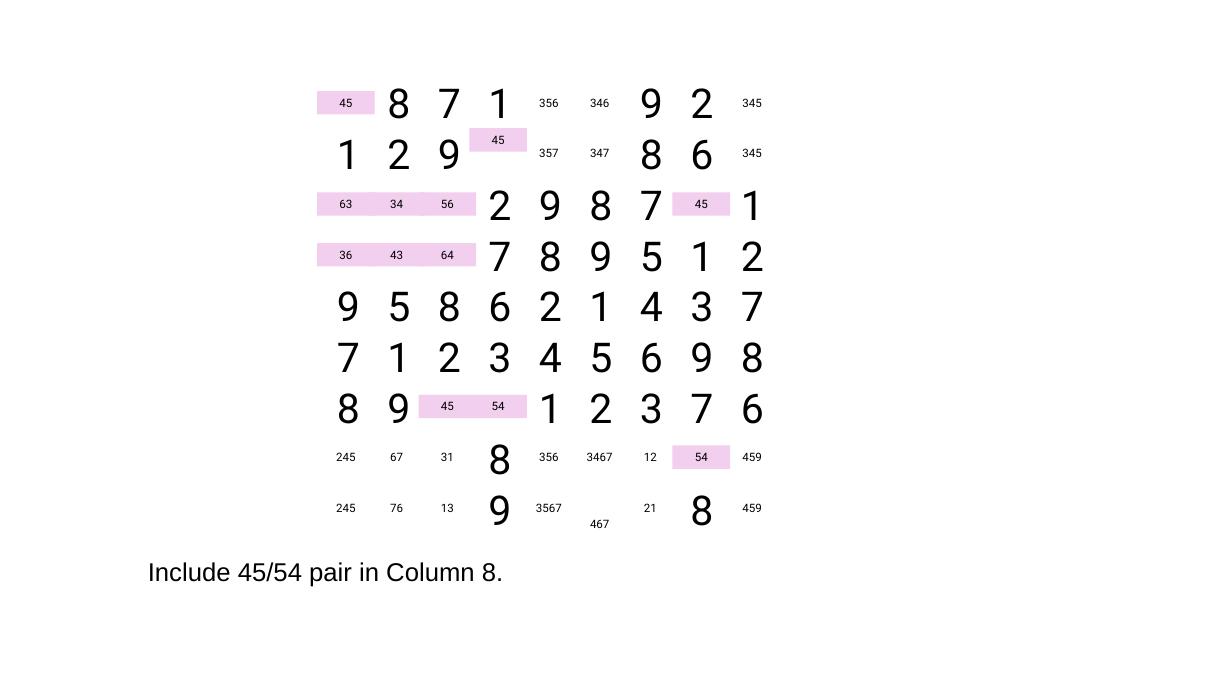
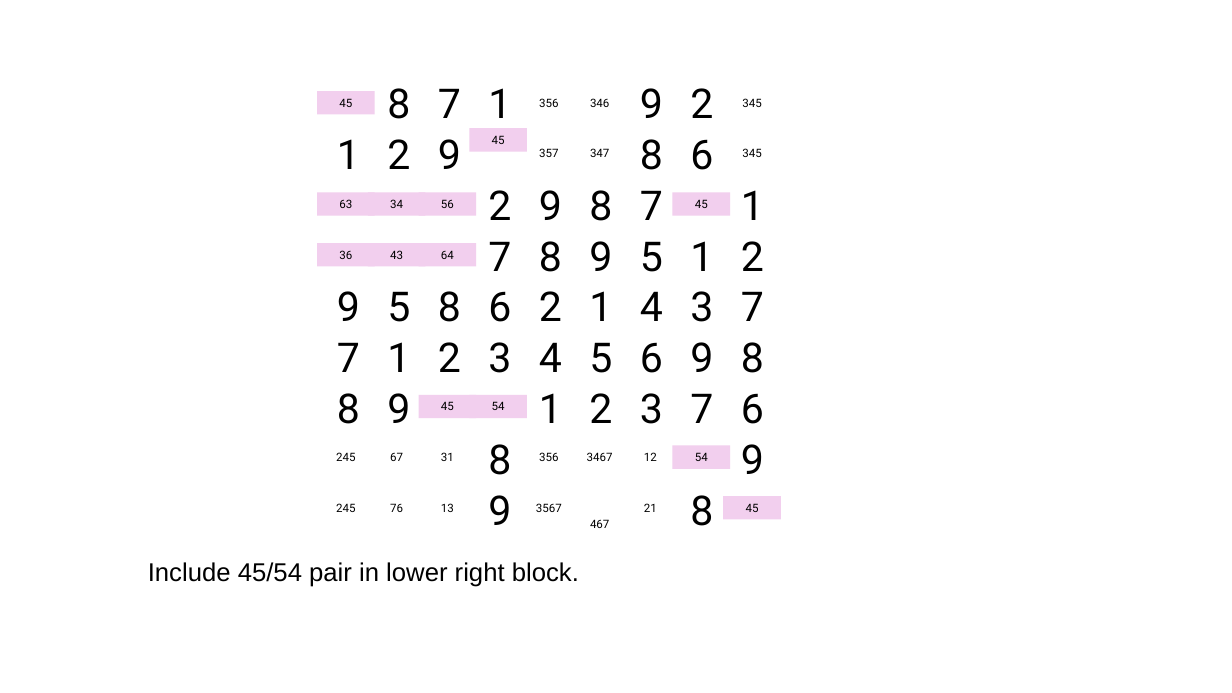
Before and after one commit to jhardis/WSJ_Number_Puzzles, a slide deck: slide 68 of 20269704_2.pptx (slide 66 before the commit). Drawn at 1232x693 pixels with LibreOffice and Linux fonts; fonts in the diff are those of the drawing; background and template pictures are left out. Boxes give left, top, right and bottom in pixels: in the first picture for what was removed or moved away, otherwise in the second. Text is boxed around its words. In the diff, an @@ line names an element or a change of style, - is before the commit and + after.

```diff
--- a/20269704_2.pptx
+++ b/20269704_2.pptx
@@ text added at (741,444,764,474), 32 pt, text #000000 @@
+9
@@ text removed at (742,452,761,461) @@
-459
@@ rectangle "45": place and size @@
-rectangle "45" at (742,503,761,512)
+rectangle "45" at (724,496,781,519)
@@ rectangle "45" at (724,496,781,519): fill none to #F2CFEE @@
@@ text in rectangle at (746,503,759,512): text changed @@
-459
+45
@@ text at (148,562,579,587): text changed @@
-Include 45/54 pair in Column 8.
+Include 45/54 pair in lower right block.
```
Also in this commit, not shown: 11 other slides changed, 4 slides added.
